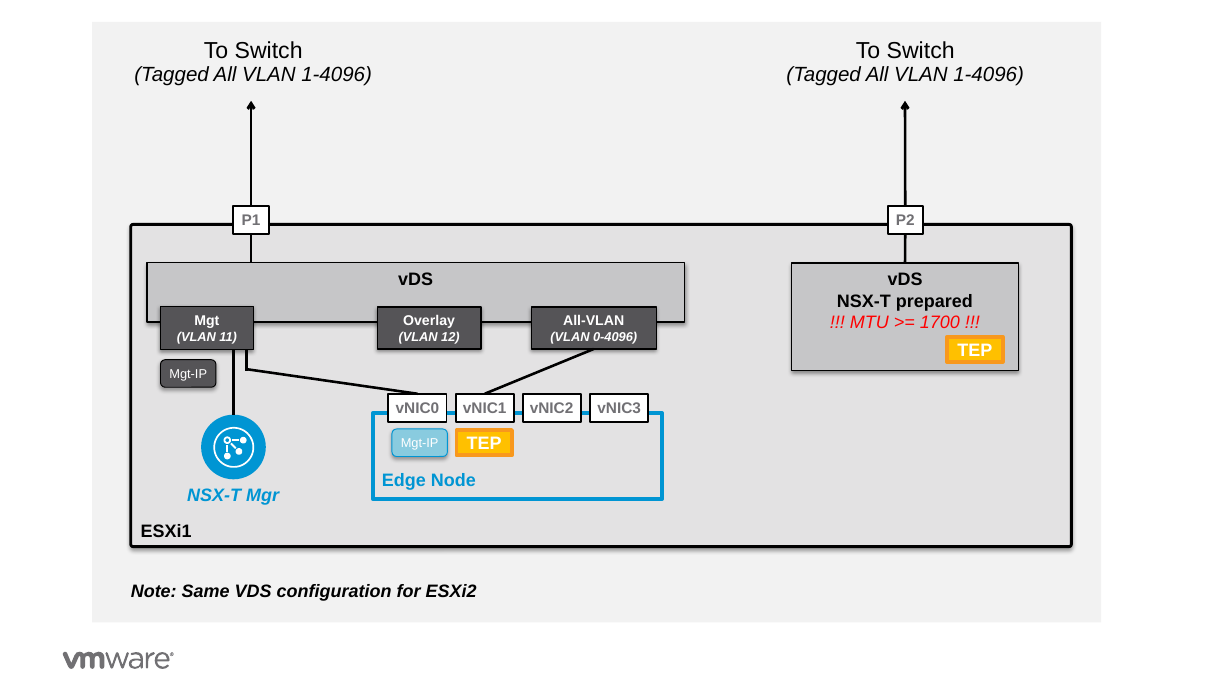
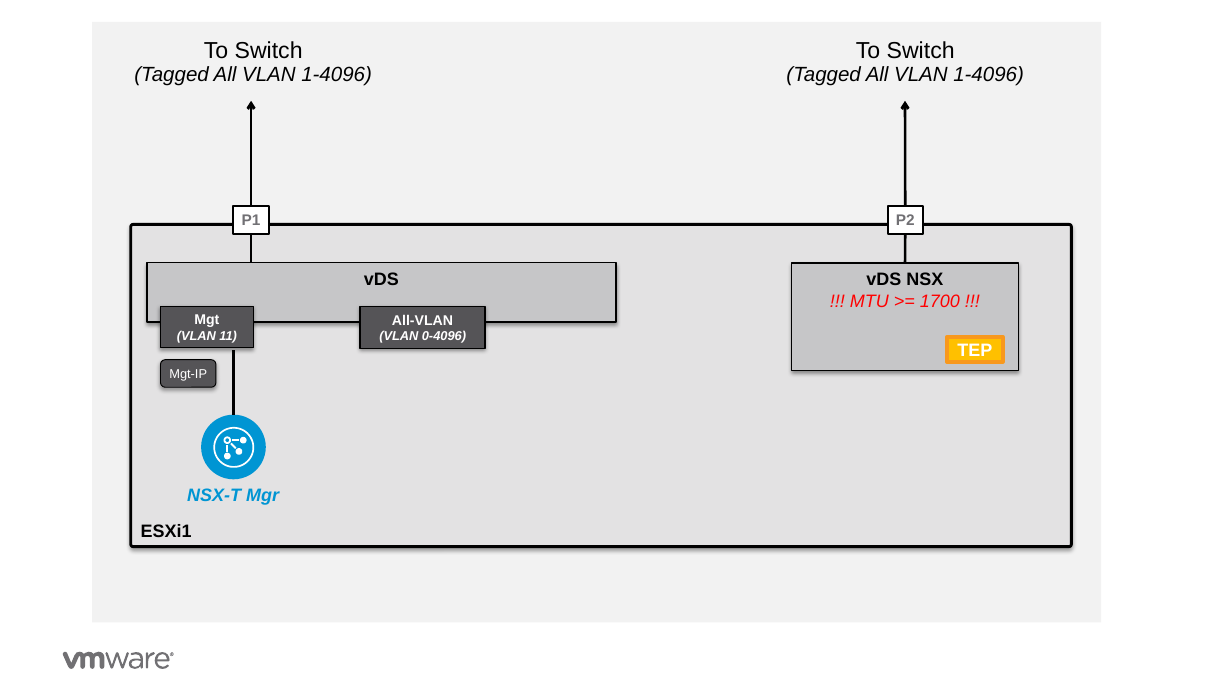
Before and after one commit to vmware-nsx/eval-docs, a slide deck: slide 3 of docs/assets/Graphics/Graphics-v0.1.pptx. Drawn at 1232x693 pixels with LibreOffice and Linux fonts; fonts in the diff are those of the drawing; background and template pictures are left out. Boxes give left, top, right and bottom in pixels: in the first picture for what was removed or moved away, otherwise in the second. Text is boxed around its words. In the diff, an @@ line names an element or a change of style, - is before the commit and + after.

```diff
--- a/docs/assets/Graphics/Graphics-v0.1.pptx
+++ b/docs/assets/Graphics/Graphics-v0.1.pptx
@@ rectangle "vDS": place and size @@
-rectangle "vDS" at box(147, 262, 684, 322)
+rectangle "vDS" at box(147, 262, 616, 322)
@@ text in rectangle at box(866, 272, 943, 285): text changed @@
-vDS
-NSX-T prepared
+vDS NSX
@@ rectangle "All-VLAN": place and size @@
-rectangle "All-VLAN" at box(531, 307, 656, 348)
+rectangle "All-VLAN" at box(360, 306, 485, 348)
@@ rectangle removed at box(377, 307, 481, 348) @@
-Overlay
-(VLAN 12)
@@ line removed from (247, 371) to (247, 349) @@
@@ line removed from (593, 349) to (484, 394) @@
@@ line removed from (247, 370) to (418, 394) @@
@@ rectangle removed at box(372, 413, 662, 499) @@
-Edge Node
@@ rectangle removed at box(388, 394, 446, 421) @@
-vNIC0
@@ rectangle removed at box(456, 394, 514, 421) @@
-vNIC1
@@ rectangle removed at box(522, 394, 580, 421) @@
-vNIC2
@@ rectangle removed at box(591, 394, 649, 421) @@
-vNIC3
@@ rounded rectangle removed at box(392, 429, 447, 457) @@
-Mgt-IP
@@ rectangle removed at box(457, 430, 512, 455) @@
-TEP
@@ text removed at box(131, 584, 477, 601) @@
-Note: Same VDS configuration for ESXi2
```
Also in this commit, not shown: 3 other slides changed, 2 slides added, 5 other files.
